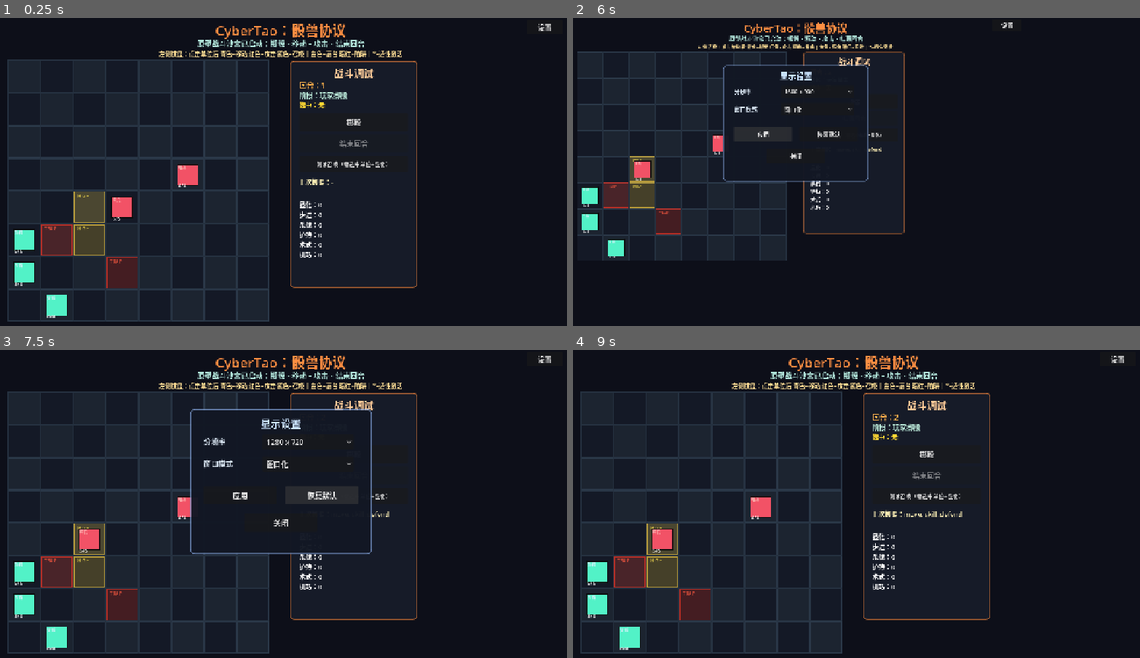
Above: before the commit, frames 1-4 (two rows, left to right).
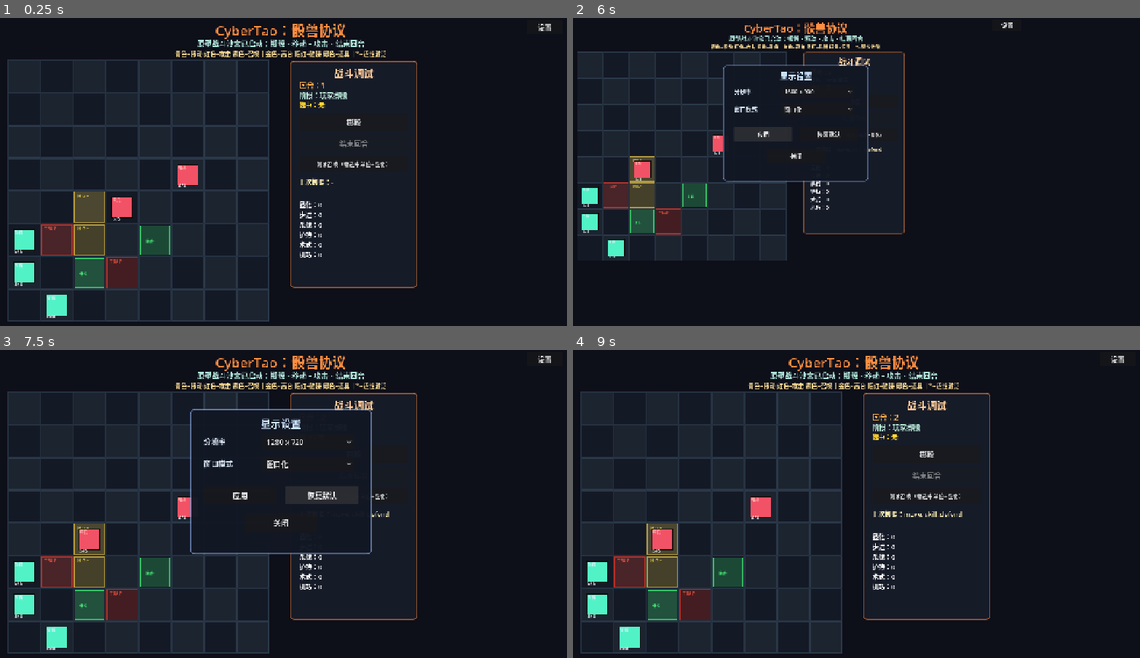
Above: after the commit, the same moments.

Repository: 9G420/CyberTao8
Game: Godot game, scene res://Scenes/Main.tscn
Two runs of this game, one before a commit and one after it. Both use one fixed random seed, a clock stepped at 60 frames per second and the inputs below.
Inputs:
- Up to frame 1 (0.25 s): no input
- Up to frame 2 (6 s): click "掷骰" at 0.5 s; click "结束回合" at 1.25 s; click "测试召唤（需选中单位+显化）" at 2 s; click "设置" at 2.75 s; click "1280 x 720" at 3.5 s; click "窗口化" at 4.25 s; click "1600 x 900" at 5 s; click "应用" at 5.75 s
- Up to frame 3 (7.5 s): click "掷骰" at 6.5 s; click "测试召唤（需选中单位+显化）" at 7.25 s
- Up to frame 4 (9 s): click "恢复默认" at 8 s; click "关闭" at 8.75 s

The runs differ from the first frame. In frame 1, 1.7% of the frame differs, in the area x 13-71%, y 10-88%; in frame 2, 1.0%; in frame 3, 1.7%; in frame 4, 1.7%.

Commit message:
v0.1.20: buff / item 格第一版
- 棋盘放置补丁凉茶(HP+2)和超频骨头(MOVE+1)两种道具格
- 单位移动到道具格自动拾取，即时生效
- 接通 ItemEffectLibrary，3种效果从stub变为实际生效
- 绿色道具格渲染 + 绿色拾取飘字反馈
- item_picked_up 信号接通 Main/DiceDebugPanel

Diff:
--- a/CyberTao_Dice_Beast_Protocol/Project/Scripts/BattleV2/BattleFlowController.gd
+++ b/CyberTao_Dice_Beast_Protocol/Project/Scripts/BattleV2/BattleFlowController.gd
@@ -9,6 +9,7 @@
 signal summon_completed(unit_id: String, path_cells_created: Array[Vector2i], spawn_cell: Vector2i)
 signal round_changed(round_number: int)
 signal terrain_damage_triggered(unit_id: String, cell: Vector2i, damage: int, terrain_type: String)
+signal item_picked_up(unit_id: String, item_id: String, effect_text: String, cell: Vector2i)
 
 const DiceManager = preload("res://Scripts/BattleV2/DiceManager.gd")
 const BoardManager = preload("res://Scripts/BattleV2/BoardManager.gd")
@@ -19,6 +20,7 @@
 const AttackRuleHelper = preload("res://Scripts/BattleV2/AttackRuleHelper.gd")
 const VictoryRuleHelper = preload("res://Scripts/BattleV2/VictoryRuleHelper.gd")
 const UnitData = preload("res://Scripts/Data/UnitData.gd")
+const ItemEffectLibrary = preload("res://Scripts/BattleV2/ItemEffectLibrary.gd")
 
 enum BattlePhase {
 	BOOT,
@@ -71,6 +73,7 @@
 	board_manager.build_test_board(Vector2i(8, 8))
 	_spawn_debug_units()
 	_spawn_debug_terrain()
+	_spawn_debug_items()
 	current_phase = BattlePhase.PLAYER_ROLL
 	round_index = 1
 	emit_signal("setup_completed")
@@ -191,6 +194,13 @@
 	board_manager.add_terrain_cell(Vector2i(1, 5), "trap")
 	board_manager.add_terrain_cell(Vector2i(3, 6), "trap")
 
+## 放置调试用道具格
+func _spawn_debug_items() -> void:
+	# 补丁凉茶：回复 2 HP，位于中部（值得绕路去拿）
+	board_manager.add_item_cell(Vector2i(4, 5), "patch_tea_cache")
+	# 超频骨头：+1 MOVE crest，位于前进路线上
+	board_manager.add_item_cell(Vector2i(2, 6), "overclock_bone")
+
 ## 单位进入格子后检查陷阱地形，触发 1 点伤害（陷阱适性单位免疫）
 func _check_terrain_trap(unit_id: String, cell: Vector2i) -> void:
 	if board_manager.get_terrain_type(cell) != "trap":
@@ -338,6 +348,9 @@
 	emit_signal("move_completed", unit_id, old_cell, target_cell)
 	# 检查陷阱地形
 	_check_terrain_trap(unit_id, target_cell)
+	# 检查道具拾取（单位存活时）
+	if not unit_manager.get_unit(unit_id).is_empty():
+		_check_item_pickup(unit_id, target_cell)
 	return true
 
 ## Return attackable cells for a player unit. Empty if no ATTACK crest available.
@@ -406,6 +419,63 @@
 	var raw_attack: int = int(attacker.get("atk", 0))
 	var raw_defense: int = int(defender.get("def", 0)) + def_bonus
 	return max(1, raw_attack - raw_defense)
+
+## 检查并执行道具拾取
+func _check_item_pickup(unit_id: String, cell: Vector2i) -> void:
+	if not board_manager.item_cells.has(cell):
+		return
+	var item_id: String = String(board_manager.item_cells[cell])
+	board_manager.item_cells.erase(cell)
+	var effect_text: String = _apply_item_effect(item_id, unit_id)
+	emit_signal("item_picked_up", unit_id, item_id, effect_text, cell)
+	board_manager.emit_signal("board_changed")
+
+## 执行道具效果并返回效果描述
+func _apply_item_effect(item_id: String, unit_id: String) -> String:
+	var context: Dictionary = {"unit_id": unit_id}
+	var effect_id: String = ""
+	# 从 item_id 映射到 effect_id
+	match item_id:
+		"patch_tea_cache":
+			effect_id = "heal_and_cleanse"
+		"overclock_bone":
+			effect_id = "gain_move_and_attack_boost"
+		"glitch_snack_box":
+			effect_id = "random_crest_gain"
+		_:
+			return ""
+	var result: Dictionary = ItemEffectLibrary.execute(effect_id, context)
+	if not result.get("ok", false):
+		return ""
+	# 应用效果
+	var effect: String = String(result.get("effect", ""))
+	match effect:
+		"heal_and_cleanse":
+			var heal: int = int(result.get("heal", 0))
+			var unit: Dictionary = unit_manager.get_unit(unit_id)
+			if not unit.is_empty():
+				var new_hp: int = min(int(unit.get("hp", 0)) + heal, int(unit.get("max_hp", 1)))
+				unit["hp"] = new_hp
+				unit_manager.units_by_id[unit_id] = unit
+				unit_manager.emit_signal("units_changed")
+			return "HP+" + str(heal)
+		"gain_move_and_attack_boost":
+			var crest_bonus: Dictionary = result.get("crest_bonus", {})
+			for crest_type in crest_bonus.keys():
+				var amount: int = int(crest_bonus[crest_type])
+				var current: int = int(dice_manager.crest_pool.get(crest_type, 0))
+				dice_manager.crest_pool[crest_type] = current + amount
+			return "MOVE+1"
+		"random_crest_gain":
+			var crest_bonus: Dictionary = result.get("crest_bonus", {})
+			var gained_type: String = ""
+			for crest_type in crest_bonus.keys():
+				var amount: int = int(crest_bonus[crest_type])
+				var current: int = int(dice_manager.crest_pool.get(crest_type, 0))
+				dice_manager.crest_pool[crest_type] = current + amount
+				gained_type = String(crest_type)
+			return gained_type.to_upper() + "+1"
+	return ""
 
 ## 获取以指定单位为原点的可召唤格（空闲相邻格）。如果 SUMMON crest 不足返回空。
 func get_summon_cells_for(unit_id: String) -> Array[Vector2i]:
@@ -507,6 +577,7 @@
 	_summon_counter = 0
 	_spawn_debug_units()
 	_spawn_debug_terrain()
+	_spawn_debug_items()
 	current_phase = BattlePhase.PLAYER_ROLL
 	round_index = 1
 	emit_signal("round_changed", round_index)
--- a/CyberTao_Dice_Beast_Protocol/Project/Scripts/Main.gd
+++ b/CyberTao_Dice_Beast_Protocol/Project/Scripts/Main.gd
@@ -51,7 +51,7 @@
 	add_child(subtitle)
 
 	var hint := Label.new()
-	hint.text = "左侧棋盘：点击单位后 青色=移动 红色=攻击 紫色=召唤 | 金色=高台 暗红=陷阱 | *=适性激活"
+	hint.text = "青色=移动 红色=攻击 紫色=召唤 | 金色=高台 暗红=陷阱 绿色=道具 | *=适性激活"
 	hint.position = Vector2(0, 68)
 	hint.size = Vector2(1280, 22)
 	hint.horizontal_alignment = HORIZONTAL_ALIGNMENT_CENTER
@@ -108,6 +108,7 @@
 	_battle_flow.enemy_attack_completed.connect(_on_enemy_attack_completed)
 	_battle_flow.summon_completed.connect(_on_summon_completed)
 	_battle_flow.terrain_damage_triggered.connect(_on_terrain_damage_triggered)
+	_battle_flow.item_picked_up.connect(_on_item_picked_up)
 	_dice_panel.bind_battle_flow(_battle_flow)
 	_dice_panel.bind_board_view(_board_view)
 
@@ -165,6 +166,11 @@
 	_board_view.play_attack_feedback(cell, damage)
 	_board_view.queue_redraw()
 
+func _on_item_picked_up(unit_id: String, item_id: String, effect_text: String, cell: Vector2i) -> void:
+	# 道具拾取反馈：在拾取格显示绿色效果飘字
+	_board_view.play_pickup_feedback(cell, effect_text)
+	_board_view.queue_redraw()
+
 func _on_restart_pressed() -> void:
 	_board_view.selected_unit_id = ""
 	_board_view.highlight_cells = []
--- a/CyberTao_Dice_Beast_Protocol/Project/Scripts/UI/BoardView.gd
+++ b/CyberTao_Dice_Beast_Protocol/Project/Scripts/UI/BoardView.gd
@@ -176,6 +176,7 @@
 	_draw_attack_highlights()
 	_draw_summon_highlights()
 	_draw_paths()
+	_draw_items()
 	_draw_units()
 	_draw_unit_hp()
 	_draw_unit_names()
@@ -262,6 +263,29 @@
 		var path_sz: Vector2 = Vector2(CELL_SIZE - 6, CELL_SIZE - 6)
 		draw_rect(Rect2(path_pos, path_sz), fill_color, true)
 		draw_rect(Rect2(path_pos, path_sz), border_color, false, 2.0)
+
+## 绘制道具格：绿色菱形标记 + 道具名称缩写
+func _draw_items() -> void:
+	if board_manager == null:
+		return
+	var font: Font = ThemeDB.fallback_font
+	var font_size: int = 9
+	var item_names: Dictionary = {
+		"patch_tea_cache": "凉茶",
+		"overclock_bone": "骨头",
+		"glitch_snack_box": "零食",
+	}
+	for cell in board_manager.item_cells.keys():
+		var item_id: String = String(board_manager.item_cells[cell])
+		var pos: Vector2 = Vector2(cell.x * CELL_SIZE + 3, cell.y * CELL_SIZE + 3)
+		var sz: Vector2 = Vector2(CELL_SIZE - 8, CELL_SIZE - 8)
+		# 绿色填充 + 边框
+		draw_rect(Rect2(pos, sz), Color(0.2, 0.85, 0.4, 0.25), true)
+		draw_rect(Rect2(pos, sz), Color(0.25, 0.9, 0.45, 0.75), false, 2.0)
+		# 道具名称
+		var display: String = String(item_names.get(item_id, "?"))
+		var text_pos: Vector2 = Vector2(cell.x * CELL_SIZE + 14, cell.y * CELL_SIZE + CELL_SIZE / 2 + 4)
+		draw_string(font, text_pos, display, HORIZONTAL_ALIGNMENT_LEFT, CELL_SIZE - 28, font_size, Color(0.3, 1.0, 0.5, 0.9))
 
 func _draw_units() -> void:
 	if unit_manager == null:
@@ -375,6 +399,24 @@
 	tw2.set_parallel(false)
 	tw2.tween_callback(_damage_label.queue_free)
 
+## Play item pickup feedback: green floating text showing effect
+func play_pickup_feedback(cell: Vector2i, effect_text: String) -> void:
+	var lbl: Label = Label.new()
+	lbl.text = effect_text
+	lbl.add_theme_font_size_override("font_size", 18)
+	lbl.add_theme_color_override("font_color", Color(0.3, 1.0, 0.5))
+	var start_x: float = cell.x * CELL_SIZE + 10
+	var start_y: float = cell.y * CELL_SIZE + 8
+	lbl.position = Vector2(start_x, start_y)
+	lbl.mouse_filter = Control.MOUSE_FILTER_IGNORE
+	add_child(lbl)
+	var tw: Tween = lbl.create_tween()
+	tw.set_parallel(true)
+	tw.tween_property(lbl, "position:y", start_y - 36.0, 0.7)
+	tw.tween_property(lbl, "modulate:a", 0.0, 0.7)
+	tw.set_parallel(false)
+	tw.tween_callback(lbl.queue_free)
+
 func _set_flash_alpha(val: float) -> void:
 	_flash_alpha = val
 	queue_redraw()
--- a/CyberTao_Dice_Beast_Protocol/Project/Scripts/UI/DiceDebugPanel.gd
+++ b/CyberTao_Dice_Beast_Protocol/Project/Scripts/UI/DiceDebugPanel.gd
@@ -38,6 +38,8 @@
 		battle_flow.summon_completed.connect(_on_summon_completed)
 	if battle_flow.terrain_damage_triggered and not battle_flow.terrain_damage_triggered.is_connected(_on_terrain_damage_triggered):
 		battle_flow.terrain_damage_triggered.connect(_on_terrain_damage_triggered)
+	if battle_flow.item_picked_up and not battle_flow.item_picked_up.is_connected(_on_item_picked_up):
+		battle_flow.item_picked_up.connect(_on_item_picked_up)
 	round_label.text = "回合：" + str(battle_flow.round_index)
 	_refresh_crest_pool()
 
@@ -193,6 +195,9 @@
 	_refresh_crest_pool()
 
 func _on_terrain_damage_triggered(_unit_id: String, _cell: Vector2i, _damage: int, _terrain_type: String) -> void:
+	_refresh_crest_pool()
+
+func _on_item_picked_up(_unit_id: String, _item_id: String, _effect_text: String, _cell: Vector2i) -> void:
 	_refresh_crest_pool()
 
 func _refresh_crest_pool(next_crest_pool: Dictionary = {}) -> void:
Not shown, changed: CyberTao_Dice_Beast_Protocol/Logs/Mulerun_Work_Report.md
Not shown, changed: CyberTao_Dice_Beast_Protocol/Logs/changelog_v0.1.md
